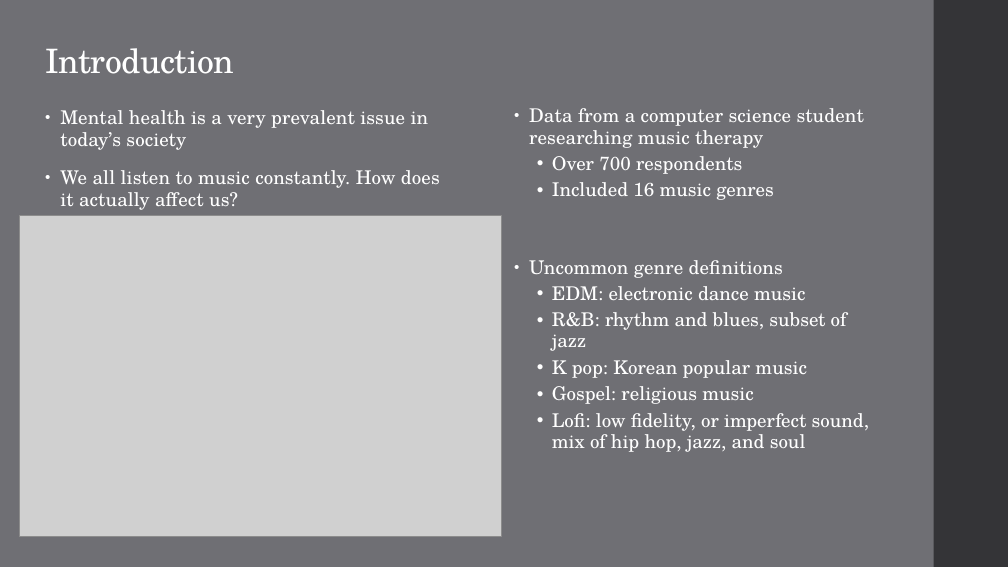
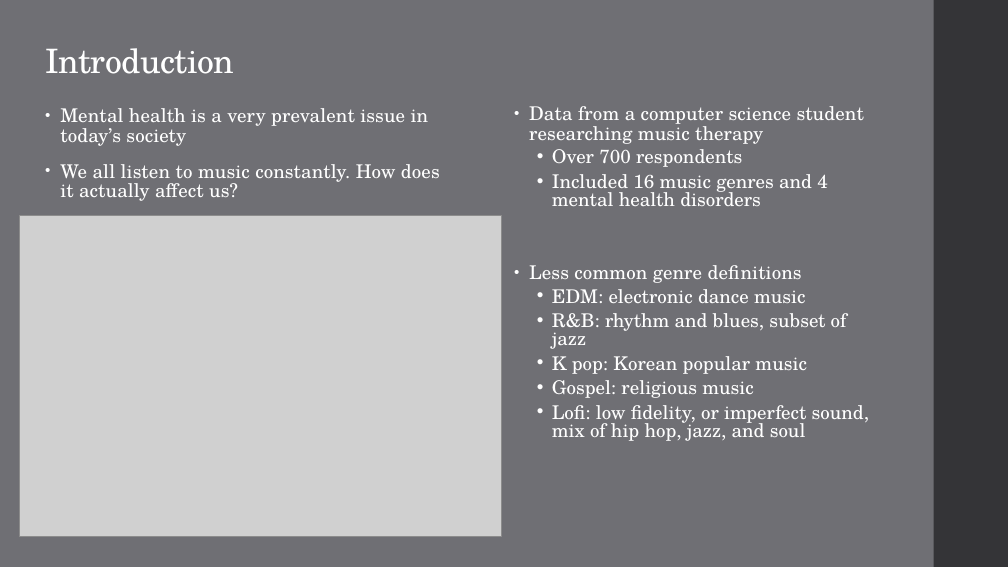
Before and after one commit to TheWizler/project1_group_10, a slide deck: slide 2 of Sarah's_work/Project 1 Presentation copy.pptx. Drawn at 1008x567 pixels with LibreOffice and Linux fonts; fonts in the diff are those of the drawing; grey boxes stand for pictures. Boxes give left, top, right and bottom in pixels: in the first picture for what was removed or moved away, otherwise in the second. Text is boxed around its words. In the diff, an @@ line names an element or a change of style, - is before the commit and + after.

Commit message:
ppt

```diff
--- a/Sarah's_work/Project 1 Presentation copy.pptx
+++ b/Sarah's_work/Project 1 Presentation copy.pptx
@@ text "Mental health is a very ..." at <box>60,108,440,201</box>: line spacing 0.95 to 0.85 @@
@@ text at <box>529,106,869,441</box>: line spacing 0.95 to 0.85; line spacing 0.9 to 0.8 @@
@@ text at <box>529,174,828,283</box>: text changed @@
-  • Included 16 music genres
-• Uncommon genre definitions
+  • Included 16 music genres and 4 mental health disorders
+• Less common genre definitions
```
Also in this commit, not shown: 2 other slides changed.
